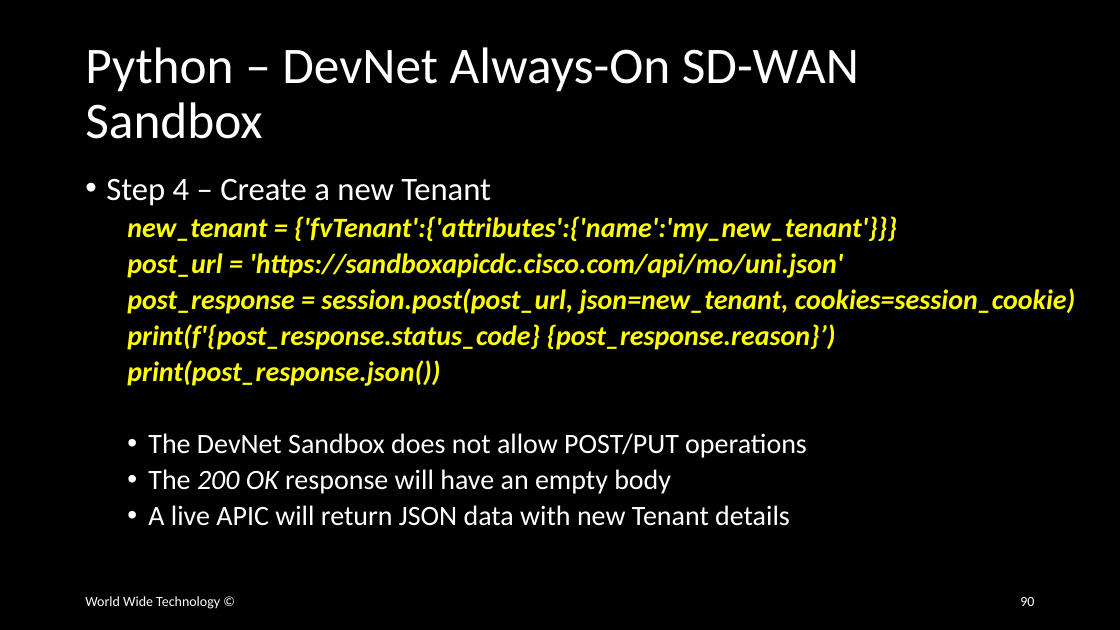
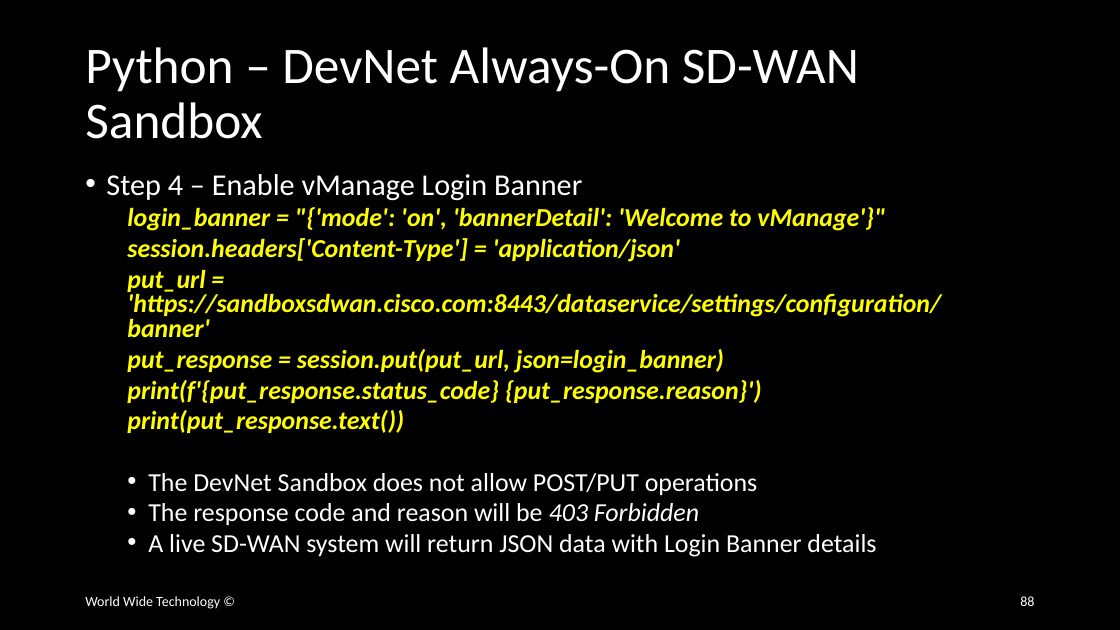
Before and after one commit to wwt/curl-requests-foundations, a slide deck: slide 88 of curl-requests-foundations.pptx (slide 90 before the commit). Drawn at 1120x630 pixels with LibreOffice and Linux fonts; fonts in the diff are those of the drawing. Boxes give left, top, right and bottom in pixels: in the first picture for what was removed or moved away, otherwise in the second. Text is boxed around its words. In the diff, an @@ line names an element or a change of style, - is before the commit and + after.

Commit message:
Added Meraki SD-WAN Python commands

```diff
--- a/curl-requests-foundations.pptx
+++ b/curl-requests-foundations.pptx
@@ text at (x1=106, y1=174, x2=941, y2=433): text changed; size 24 to 22.2 pt @@
-• Step 4 – Create a new Tenant
-  new_tenant = {'fvTenant':{'attributes':{'name':'my_new_tenant'}}}
-  post_url = 'https://sandboxapicdc.cisco.com/api/mo/uni.json'
-  post_response = session.post(post_url, json=new_tenant, cookies=session_cookie)
-  print(f'{post_response.status_code} {post_response.reason}’)
-  print(post_response.json())
+• Step 4 – Enable vManage Login Banner
+  login_banner = "{'mode': 'on', 'bannerDetail': 'Welcome to vManage'}"
+  session.headers['Content-Type'] = 'application/json'
+  put_url = 'https://sandboxsdwan.cisco.com:8443/dataservice/settings/configuration/banner'
+  put_response = session.put(put_url, json=login_banner)
+  print(f'{put_response.status_code} {put_response.reason}')
+  print(put_response.text())
@@ text at (x1=148, y1=473, x2=758, y2=496): size 24 to 22.2 pt in "The DevNet Sandbox does not allow POST/PUT ..."; line spacing 0.9 to 0.8 @@
@@ text at (x1=148, y1=503, x2=876, y2=557): text changed; size 24 to 22.2 pt @@
-  • The 200 OK response will have an empty body
-  • A live APIC will return JSON data with new Tenant details
+  • The response code and reason will be 403 Forbidden
+  • A live SD-WAN system will return JSON data with Login Banner details
@@ page number at (x1=1020, y1=596, x2=1034, y2=606): text changed @@
-90
+88
```
Also in this commit, not shown: 8 other slides changed, 1 slide removed.
